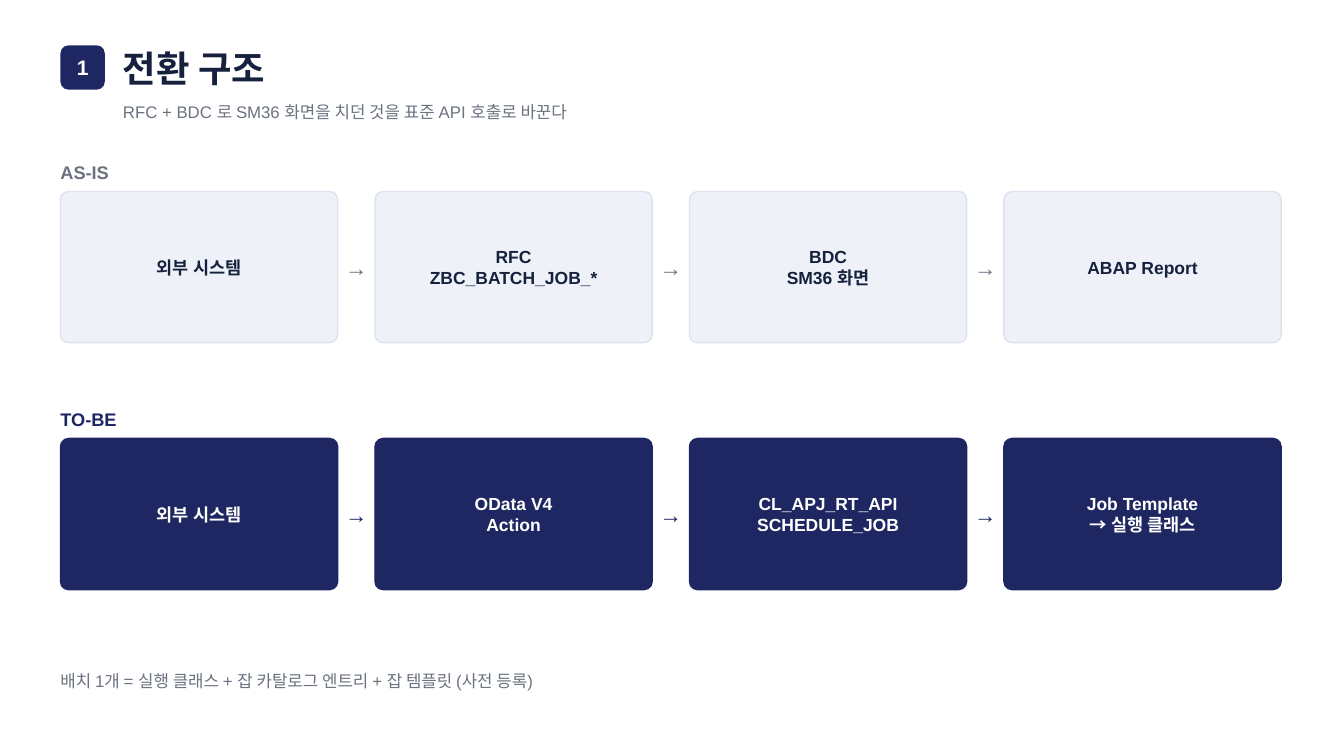
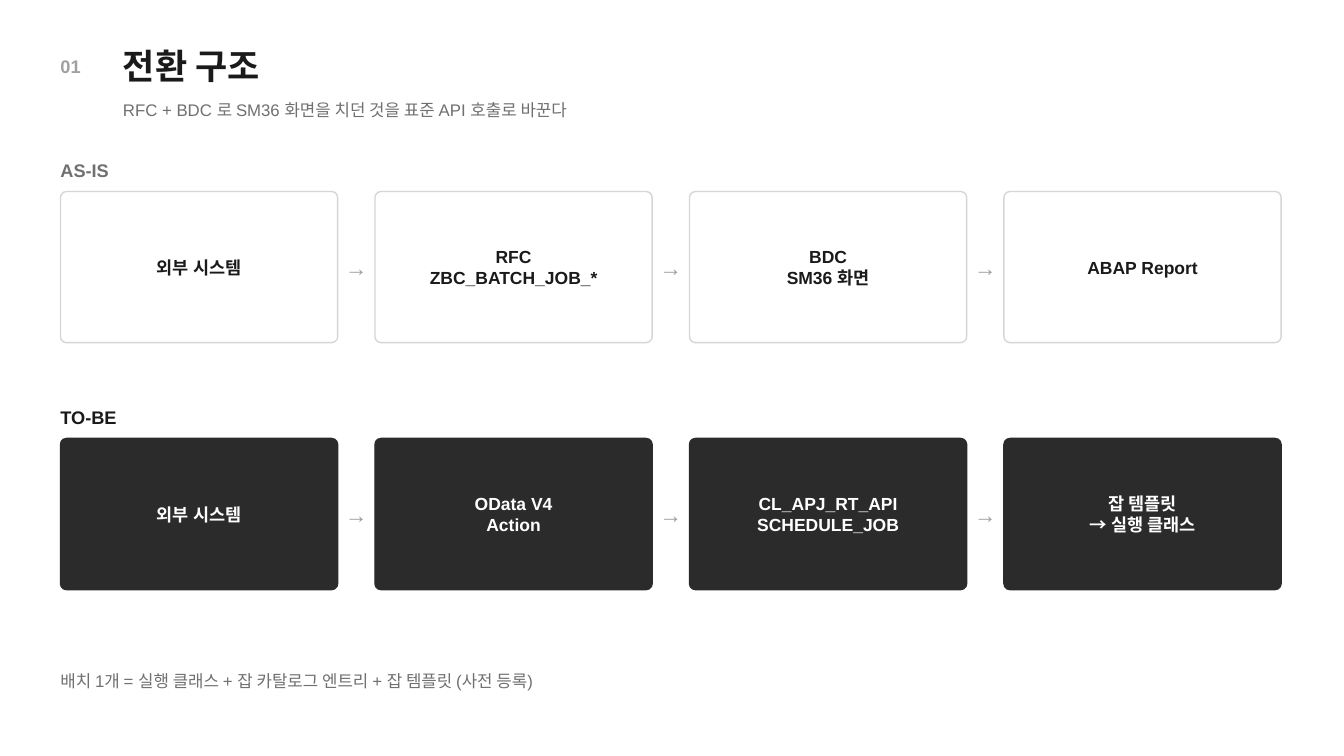
Before and after one commit to i0099222-cmd/ai, a slide deck: slide 2 of abap/zbc_job/SM36_to_OData_회의자료.pptx. Drawn at 1344x756 pixels with LibreOffice and Linux fonts; fonts in the diff are those of the drawing. Boxes give left, top, right and bottom in pixels: in the first picture for what was removed or moved away, otherwise in the second. Text is boxed around its words. In the diff, an @@ line names an element or a change of style, - is before the commit and + after.

```diff
--- a/abap/zbc_job/SM36_to_OData_회의자료.pptx
+++ b/abap/zbc_job/SM36_to_OData_회의자료.pptx
@@ rounded rectangle removed at box(60, 45, 105, 90) @@
@@ text "전환 구조" at box(123, 49, 259, 82): size 26 to 25 pt, text colour #16213E to #1A1A1A @@
@@ text added at box(60, 60, 80, 73), 13 pt, text #A0A0A0, bold @@
+01
@@ text removed at box(77, 60, 89, 75) @@
-1
@@ text colour #6B7280 to #707070 in 3 elements at box(60, 673, 533, 691), box(123, 102, 567, 118), box(60, 164, 108, 177) @@
@@ text colour #6B7280 to #A0A0A0 in 3 elements at box(338, 192, 375, 343), box(652, 192, 690, 343), box(967, 192, 1004, 343) @@
@@ text colour #16213E to #1A1A1A in 4 elements at box(157, 259, 241, 276), box(430, 250, 598, 286), box(787, 250, 869, 286), box(1087, 262, 1197, 278) @@
@@ fill #EEF2F8 to #FFFFFF; outline #DCE3EF 1 pt to #D6D6D6 1 pt; proportions changed in 4 elements at box(60, 192, 338, 343), box(375, 192, 652, 343), box(690, 192, 967, 343), box(1004, 192, 1281, 343) @@
@@ text "TO-BE" at box(60, 411, 116, 424): text colour #1E2761 to #1A1A1A @@
@@ text colour #1E2761 to #A0A0A0 in 3 elements at box(338, 439, 375, 590), box(652, 439, 690, 590), box(967, 439, 1004, 590) @@
@@ fill #1E2761 to #2B2B2B; outline #1E2761 1 pt to #2B2B2B 1 pt; proportions changed in 4 elements at box(60, 439, 338, 590), box(375, 439, 652, 590), box(690, 439, 967, 590), box(1004, 439, 1281, 590) @@
@@ text at box(1108, 495, 1176, 512): text changed @@
-Job Template
+잡 템플릿
```
Also in this commit, not shown: 8 other slides changed, 1 slide added.
